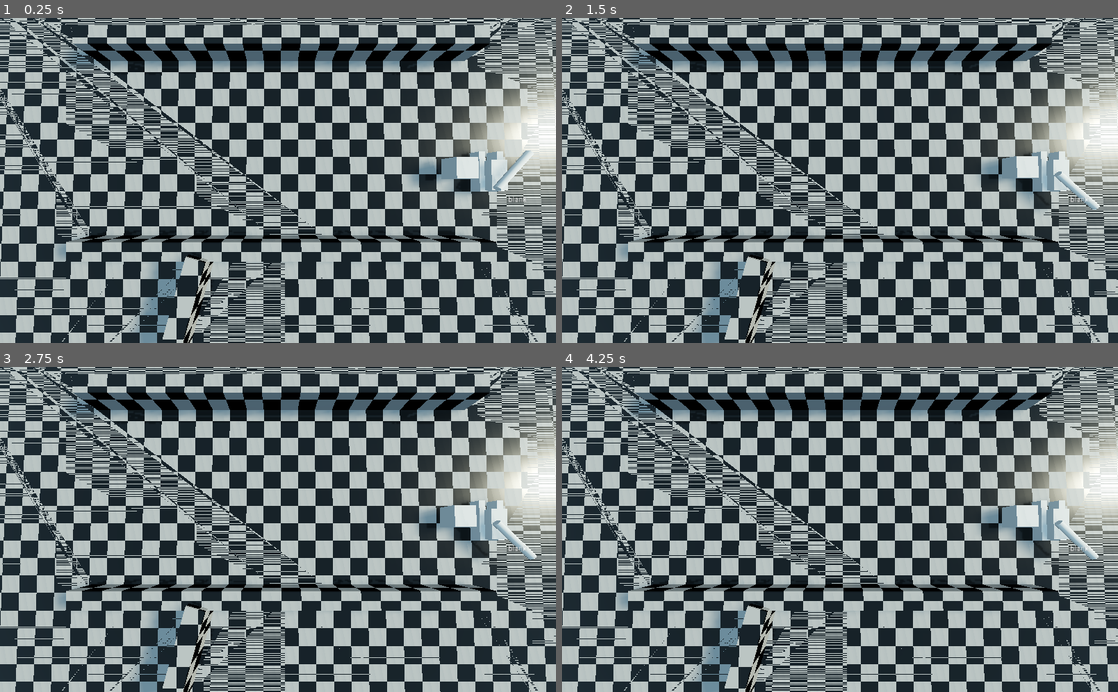
Above: before the commit, frames 1-4 (two rows, left to right).
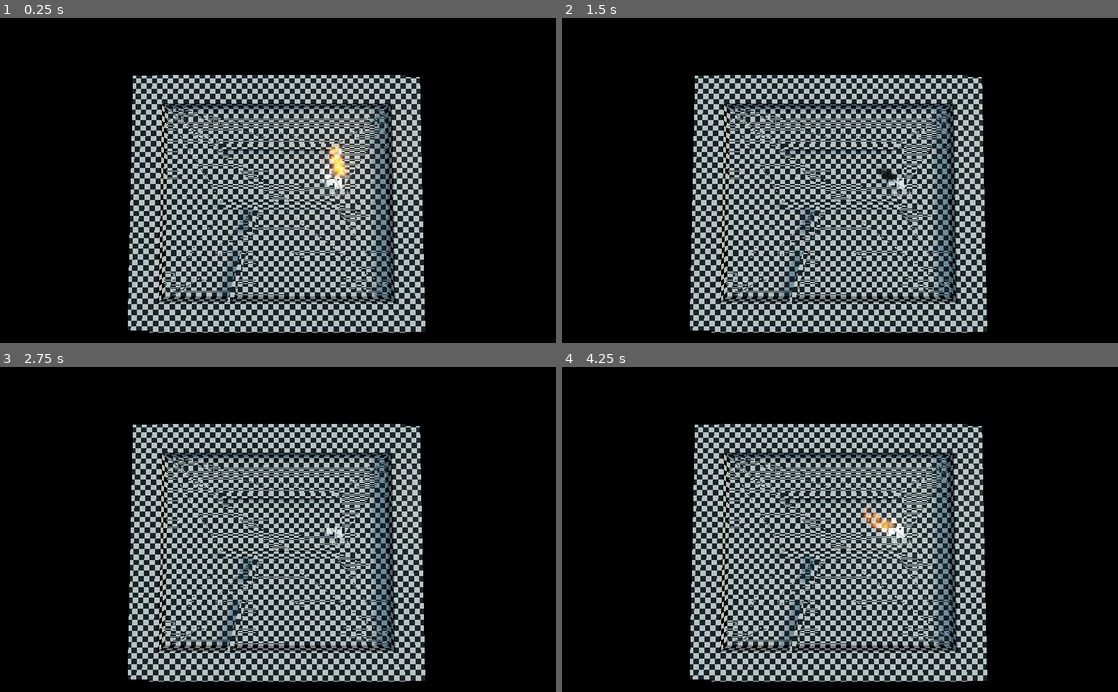
Above: after the commit, the same moments.

Repository: pierreGarciaRaf/tanks
Game: Godot game, scene res://src/world/levels/map.tscn
The game is run twice, just before and just after one commit, with the same random seed, the same clock (stepped at 60 frames per second) and the same inputs. This scene is started directly instead of the project's main scene.
Inputs (mouse positions are in pixels of both pictures, inside the frame that each line leads up to):
- Up to frame 1 (0.25 s): no input
- Up to frame 2 (1.5 s): move the mouse to (962, 164) at 0.52 s; hold D (move_right) 0.53-1.28 s; hold Z (move_front) 0.53-1.28 s; click (962, 164) at 0.67 s; move the mouse to (728, 196) at 1.27 s; hold S (move_back) from 1.28 s (still down); tap Z (move_front) at 1.35 s; click (728, 196) at 1.42 s
- Up to frame 3 (2.75 s): move the mouse to (333, 458) at 2.02 s; release S (move_back) at 2.03 s; hold D (move_right) from 2.03 s (still down); hold Z (move_front) from 2.03 s (still down); click (333, 458) at 2.17 s
- Up to frame 4 (4.25 s): tap Enter at 2.75 s; move the mouse to (812, 594) at 2.77 s; release Z (move_front) at 2.78 s; tap Z (move_front) at 2.85 s; click (812, 594) at 2.92 s; move the mouse to (1006, 578) at 3.52 s; release D (move_right) at 3.53 s; hold Q (move_left) from 3.53 s (still down); hold Z (move_front) from 3.53 s (still down); click (1006, 578) at 3.67 s

The runs differ from the first frame. In frame 1, 80% of the frame differs, in the area x 0-100%, y 0-100%; in frame 2, 79%; in frame 3, 79%; in frame 4, 79%.
Error in both runs: Invalid get index '1' (on base: 'Dictionary'). (res://src/networking/network.gd:146)

Commit message:
camera following rotations

Diff:
--- a/src/networking/gamestate.gd
+++ b/src/networking/gamestate.gd
@@ -32,7 +32,7 @@
 	var res = {}
 	res["movement"] = Vector3.ZERO
 	res["mouse_position"] = Vector2.ZERO
-	res["mouse_click"] = false
+	res["mouse_click"] = true
 	return res
 
 func gen_input():
--- a/src/networking/network.gd
+++ b/src/networking/network.gd
@@ -173,3 +173,13 @@
 #	get_node("/root").print_tree_pretty()
 	get_node("/root/world/playersContainer").rpc("update_camera")
 	get_node("/root/world/playersContainer").update_camera()
+
+
+func _on_player_dead(playerId):
+	if playerId == Gamestate.player_info.net_id:
+		print("I'm dead")
+	else:
+		if players.has(playerId):
+			print(players[playerId].name +str(" died."))
+		else:
+			print("blank died.")
--- a/src/world/levels/map.tscn
+++ b/src/world/levels/map.tscn
@@ -27,20 +27,20 @@
 [node name="world" type="Spatial"]
 
 [node name="Camera" type="Camera" parent="."]
-transform = Transform( 1, 0, 0, 0, 0.0332598, 0.999447, 0, -0.999447, 0.0332598, -0.293794, 23.4824, -5.57764 )
+transform = Transform( 1, 0, 0, 0, 0.0332598, 0.999447, 0, -0.999447, 0.0332598, -0.294, 80, -5.578 )
 
 [node name="KinematicBody" type="RigidBody" parent="."]
 transform = Transform( 1, 0, 0, 0, 1, 0, 0, 0, 1, 17.0024, 1.60524, -7.4648 )
 
 [node name="CollisionShape" type="CollisionShape" parent="KinematicBody"]
-shape = SubResource( 4 )
+shape = SubResource( 1 )
 
 [node name="MeshInstance" type="MeshInstance" parent="KinematicBody"]
-mesh = SubResource( 5 )
+mesh = SubResource( 2 )
 material/0 = null
 
 [node name="CSGCombiner" type="CSGCombiner" parent="."]
-material_override = SubResource( 1 )
+material_override = SubResource( 3 )
 use_collision = true
 
 [node name="CSGBox" type="CSGBox" parent="CSGCombiner"]
--- a/src/world/player/tank.gd
+++ b/src/world/player/tank.gd
@@ -24,6 +24,7 @@
 func _ready():
 	master_translation = self.translation
 	print("player added")
+	self.connect("dead",Network,"_on_player_dead")
 
 
 func _physics_process(delta):
@@ -54,8 +55,14 @@
 
 
 func update_body():
+
+	$cameraTarget.rotation = Vector3.ZERO
+	$cameraTarget.rotate(Vector3.RIGHT, -PI/3)
+	$cameraTarget.rotate(Vector3.UP,yaw)
+
 	$body.rotation = Vector3.ZERO
 	$body.rotate(Vector3.UP, yaw)
+
 	$CollisionShape.rotation = Vector3.ZERO
 	$CollisionShape.rotate(Vector3.UP, yaw)
 
@@ -69,9 +76,9 @@
 
 func deal_damage():
 	if Gamestate.player_info.net_id == 1:
-		print("I'm dead")
 		rpc("destroy")
-		self.destroy()
+		destroy()
+
 
 remote func destroy():
 	emit_signal("dead",id)
--- a/src/world/player/tank.tscn
+++ b/src/world/player/tank.tscn
@@ -55,7 +55,7 @@
 script = ExtResource( 1 )
 
 [node name="cameraTarget" type="Spatial" parent="."]
-transform = Transform( 1, 0, 0, 0, 0.807939, 0.589267, 0, -0.589267, 0.807939, 0, 2.84321, 0 )
+transform = Transform( 1, 0, 0, 0, 0.809017, 0.587786, 0, -0.587786, 0.809017, 0, 2.84321, 0 )
 
 [node name="Camera" parent="cameraTarget" instance=ExtResource( 4 )]
 transform = Transform( 1, 0, 0, 0, 1, -5.96046e-08, 0, 5.96046e-08, 1, 2.21145, -3.57628e-06, 38.5601 )
Not shown: 2 places in src/world/levels/map.tscn that only renumber resources
